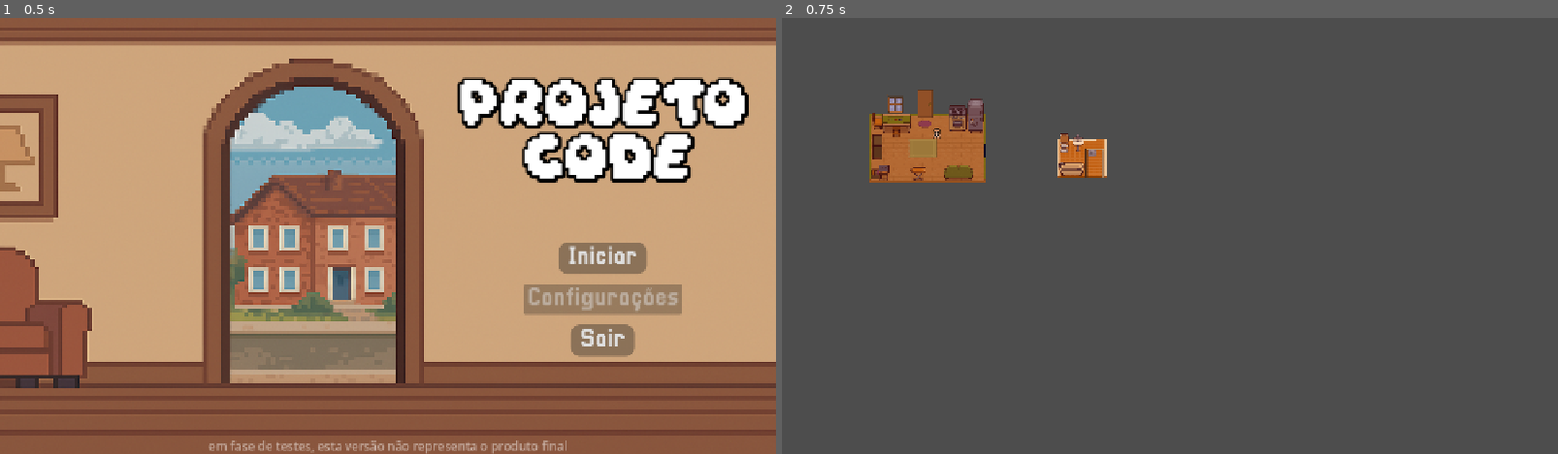
Above: before the commit, frames 1-2 (left to right).
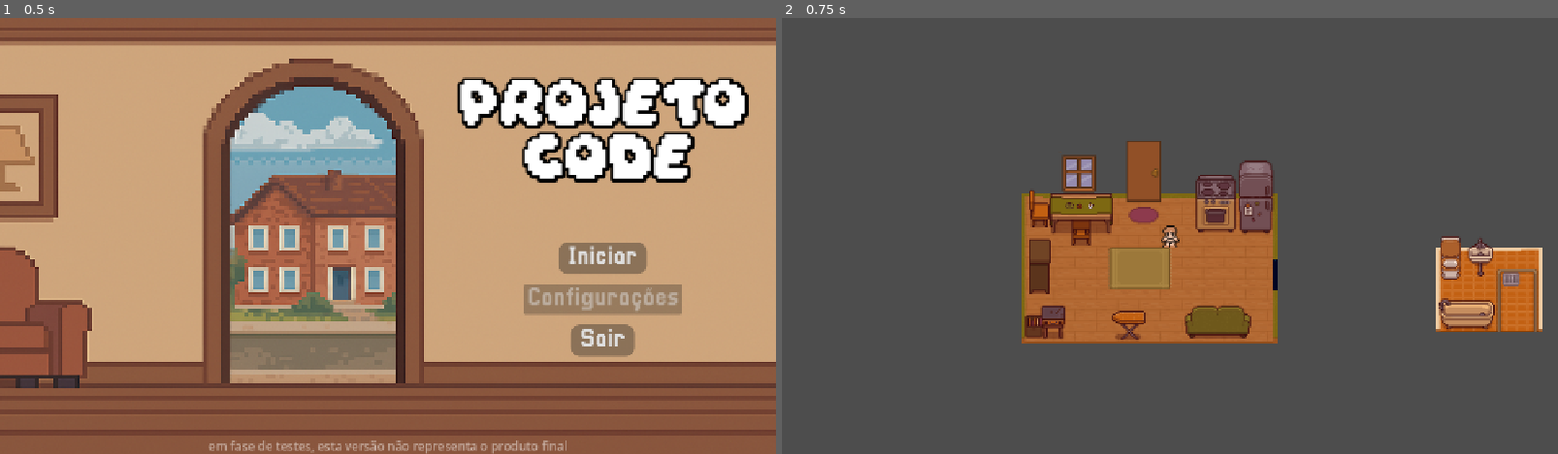
Above: after the commit, the same moments.

Repository: ggxrc/projeto-code
Game: Godot game, scene res://scenes/orquestrator/Orquestrador.tscn
The game is run twice, just before and just after one commit, with the same random seed, the same clock (stepped at 60 frames per second) and the same inputs.
Inputs:
- Up to frame 1 (0.5 s): no input
- Up to frame 2 (0.75 s): click "Iniciar" at 0.5 s

Frame 1 is identical in both runs. In frame 2, 18% of the frame differs, in the area x 11-98%, y 16-75%.

Commit message:
mudanças gerais
- testando a camera nas transições
- criada uma cena de menu de pausa (pasta "TestScenes")
- pequenas mudanças no script do orquestrador
- criado um script de camera2d ainda não funcional

Diff:
--- a/project.godot
+++ b/project.godot
@@ -13,13 +13,14 @@
 config/name="Projeto Code"
 run/main_scene="uid://btos0oij5qmbx"
 config/features=PackedStringArray("4.4", "GL Compatibility")
+boot_splash/bg_color=Color(0, 0, 0, 1)
+boot_splash/show_image=false
 config/icon="res://icon.svg"
 
 [display]
 
 window/size/viewport_width=1280
 window/size/viewport_height=720
-window/size/mode=3
 window/stretch/mode="canvas_items"
 window/stretch/aspect="expand"
 window/handheld/orientation=4
--- /dev/null
+++ b/scenes/actors/camera_2d.gd
@@ -0,0 +1,7 @@
+extends Camera2D
+
+func _on_prologue_visibility_changed() -> void:
+	if is_visible():
+		set_enabled(true)
+	else:
+		set_enabled(false)
--- a/scenes/actors/player.tscn
+++ b/scenes/actors/player.tscn
@@ -1,7 +1,8 @@
-[gd_scene load_steps=7 format=3 uid="uid://cbdw2mmnv7a53"]
+[gd_scene load_steps=8 format=3 uid="uid://cbdw2mmnv7a53"]
 
 [ext_resource type="Texture2D" uid="uid://ii3dqeb588sd" path="res://assets/character sprites/top-down characters 16x16/Blank Top Down 16x16 Character Template.png" id="1_15tap"]
 [ext_resource type="Script" uid="uid://dpgbd0nayxdt0" path="res://scenes/actors/player.gd" id="1_ru62r"]
+[ext_resource type="Script" uid="uid://domkbu6lfhyah" path="res://scenes/actors/camera_2d.gd" id="3_ktjr4"]
 
 [sub_resource type="AtlasTexture" id="AtlasTexture_ru62r"]
 atlas = ExtResource("1_15tap")
@@ -43,3 +44,7 @@
 
 [node name="CollisionShape2D" type="CollisionShape2D" parent="."]
 shape = SubResource("RectangleShape2D_15tap")
+
+[node name="Camera2D" type="Camera2D" parent="."]
+anchor_mode = 0
+script = ExtResource("3_ktjr4")
--- a/scenes/main menu/MenuPrincipal.tscn
+++ b/scenes/main menu/MenuPrincipal.tscn
@@ -93,7 +93,4 @@
 text = "Sair"
 icon_alignment = 1
 
-[node name="Camera2D" type="Camera2D" parent="."]
-anchor_mode = 0
-
 [connection signal="visibility_changed" from="." to="AudioStreamPlayer" method="_on_menu_principal_visibility_changed"]
--- /dev/null
+++ b/scenes/main menu/camera_2d.gd
@@ -0,0 +1 @@
+extends Camera2D
--- a/scenes/orquestrator/Orquestrador.gd
+++ b/scenes/orquestrator/Orquestrador.gd
@@ -14,6 +14,8 @@
 		level_selection,
 		prologue
 	]
+	_hide_all_scenes()
+	menu_principal.visible = true
 
 func _hide_all_scenes() -> void:
 	for scene in scenes:
--- a/scenes/orquestrator/Orquestrador.tscn
+++ b/scenes/orquestrator/Orquestrador.tscn
@@ -10,6 +10,7 @@
 script = ExtResource("1_vg7lu")
 
 [node name="LevelSelection" parent="." instance=ExtResource("2_ddja5")]
+visible = false
 
 [node name="Prologue" parent="." instance=ExtResource("4_i3woc")]
 
@@ -17,9 +18,10 @@
 
 [node name="TransitionScreen" parent="." instance=ExtResource("5_l1is8")]
 
-[connection signal="pressed" from="LevelSelection/ScrollContainer/HFlowContainer/voltar_menu" to="." method="_on_voltar_menu_pressed"]
 [connection signal="pressed" from="MenuPrincipal/VBoxContainer/Iniciar" to="." method="_on_iniciar_pressed"]
 [connection signal="pressed" from="MenuPrincipal/VBoxContainer/Sair" to="." method="_on_sair_pressed"]
 
 [editable path="LevelSelection"]
+[editable path="Prologue"]
+[editable path="Prologue/Player"]
 [editable path="MenuPrincipal"]
--- a/scenes/prologue/prologue.tscn
+++ b/scenes/prologue/prologue.tscn
@@ -2225,6 +2225,7 @@
 sources/0 = SubResource("TileSetAtlasSource_asecn")
 
 [node name="Prologue" type="Node2D"]
+visible = false
 position = Vector2(727, 329)
 metadata/_edit_horizontal_guides_ = [-22.0]
 
@@ -2354,8 +2355,11 @@
 position = Vector2(-472.066, -138.961)
 collision_mask = 14
 
-[node name="Camera2D" type="Camera2D" parent="."]
-visible = false
-position = Vector2(-358, -94)
+[node name="Camera2D" parent="Player" index="2"]
+anchor_mode = 1
 enabled = false
-zoom = Vector2(2, 2)
+zoom = Vector2(2.2, 2.2)
+
+[connection signal="visibility_changed" from="." to="Player/Camera2D" method="_on_prologue_visibility_changed"]
+
+[editable path="Player"]
Not shown, added: scenes/actors/camera_2d.gd.uid
Not shown, added: scenes/main menu/camera_2d.gd.uid
Renamed: scenes/tests scenes/CenaTeste.tscn -> scenes/tests scenes/MenuPausa.tscn
